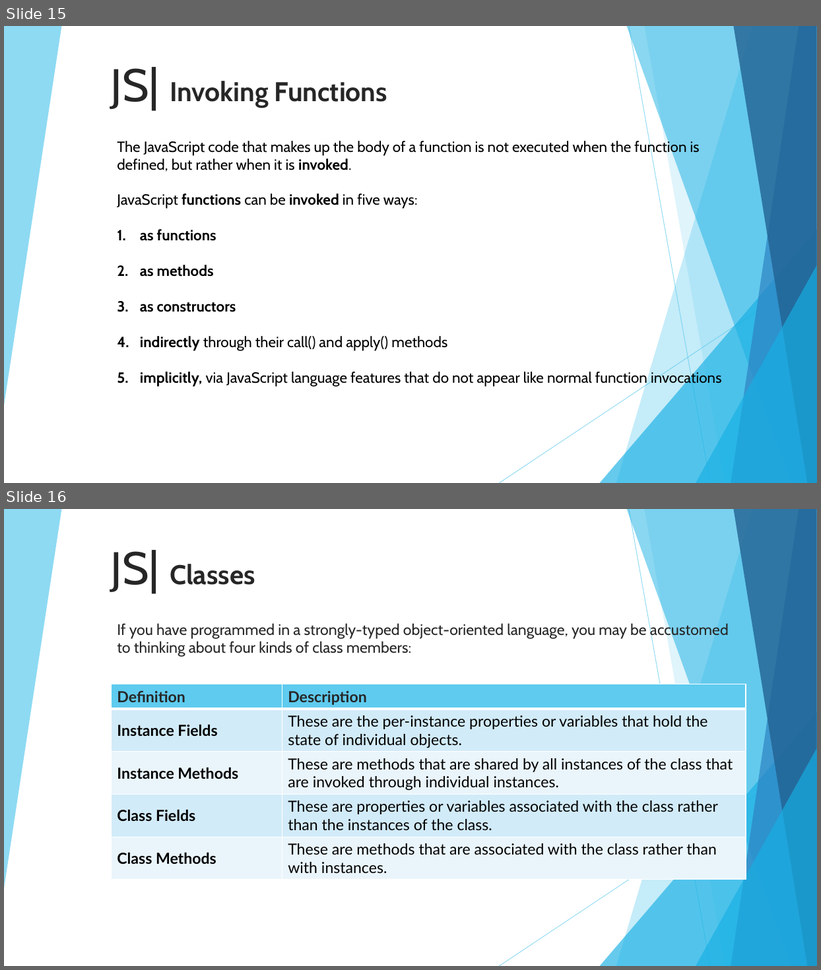
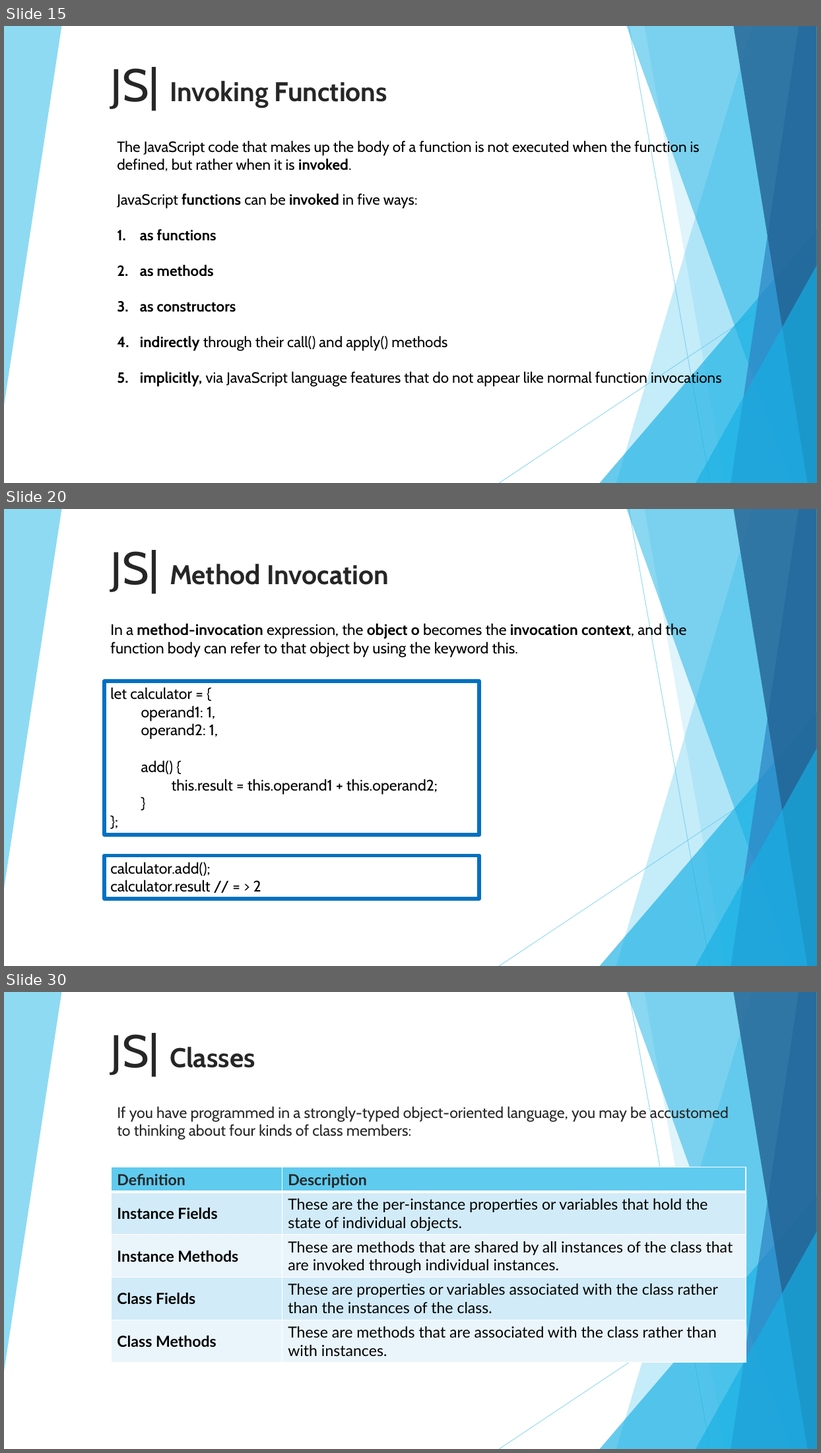
Before and after one commit to 01Primo/slides, a slide deck: 08_Javascript_Classes.pptx. Shown one above the other, each under a label of ours: slides 15 and 16 before the commit, slides 15, 20 and 30 after it; the slides between them are not shown. The pictures are 821x970 and 821x1453 pixels, drawn with LibreOffice and Linux fonts; fonts in the diff are those of the drawing. Boxes give left, top, right and bottom in pixels: in the first picture for what was removed or moved away, otherwise in the second. Text is boxed around its words. In the diff, an @@ line names an element or a change of style, - is before the commit and + after.

```diff
--- a/08_Javascript_Classes.pptx
+++ b/08_Javascript_Classes.pptx
@@ slide 20 added at [4, 509, 817, 966], background #FFFFFF; not listed: 10 template elements that a slide beside it also shows @@
@@ title added at [111, 550, 389, 594], 32 pt, text #262626, bold @@
+JS| Method Invocation
@@ text added at [110, 623, 686, 657], 18 pt, text #000000 @@
+In a method-invocation expression, the object o becomes the invocation context, and the function body can refer to that object by using the keyword this.
@@ rectangle added at [104, 681, 480, 835], outline #0070C0 4.5 pt, 18 pt, text #000000 @@
+let calculator = {
+operand1: 1,
+operand2: 1,
+add() {
+this.result = this.operand1 + this.operand2;
+}
+};
@@ rectangle added at [104, 856, 480, 900], outline #0070C0 4.5 pt, 18 pt, text #000000 @@
+calculator.add();
+calculator.result // = > 2
@@ what was slide 16 is now slide 30 @@
```
Also in this commit, not shown: 13 other slides added.
